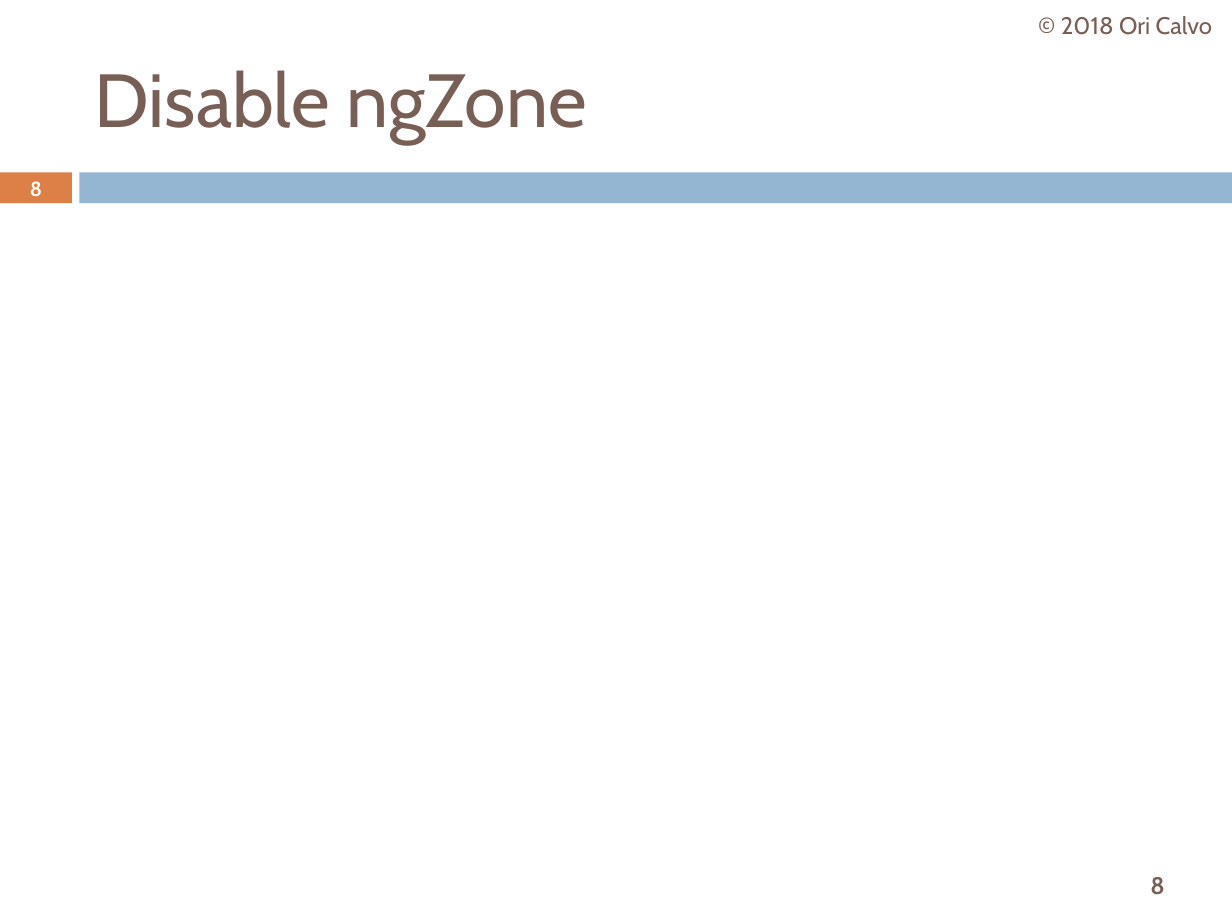
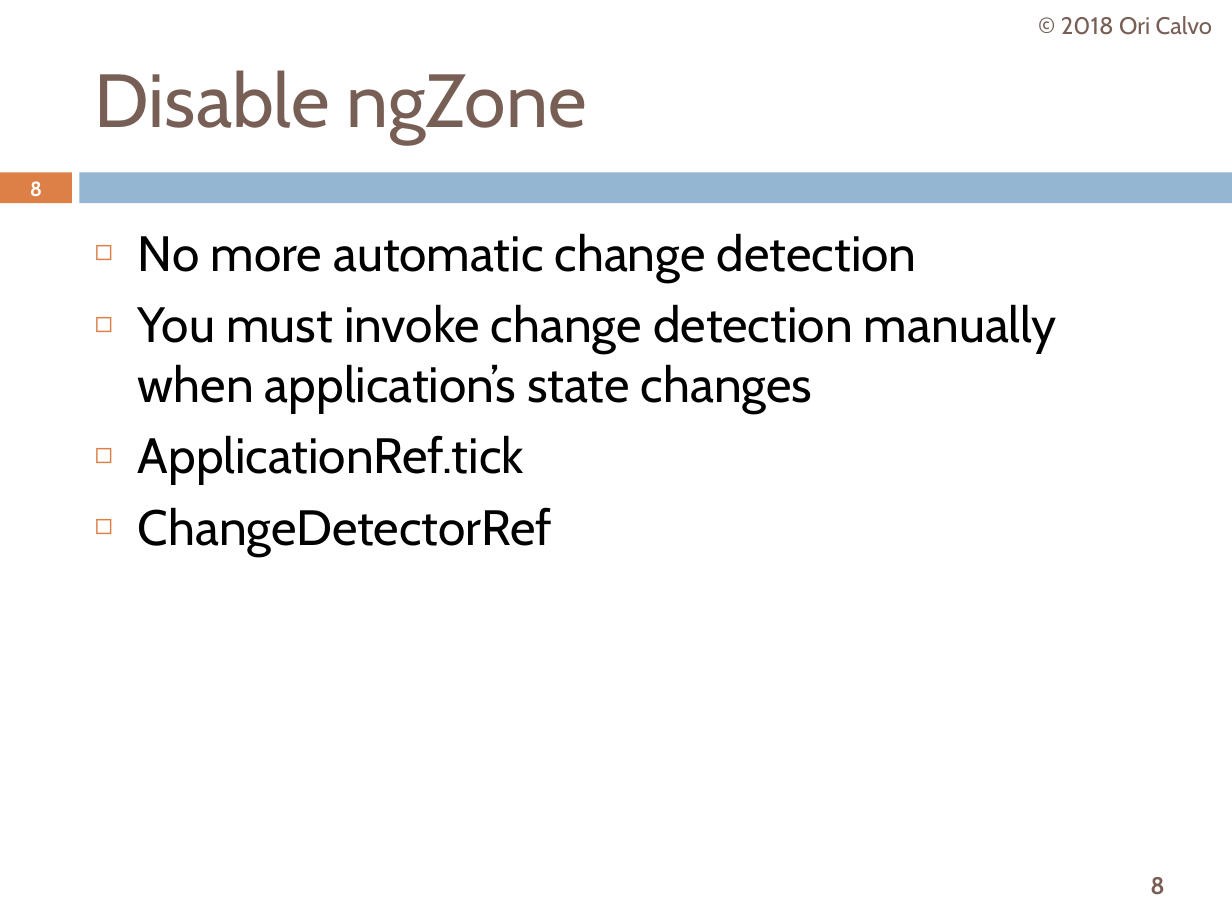
Before and after one commit to oricalvo/meetup-optimizing-angular, a slide deck: slide 8 of Optimizing Angular.pptx. Drawn at 1232x924 pixels with LibreOffice and Linux fonts; fonts in the diff are those of the drawing; background and template pictures are left out. Boxes give left, top, right and bottom in pixels: in the first picture for what was removed or moved away, otherwise in the second. Text is boxed around its words. In the diff, an @@ line names an element or a change of style, - is before the commit and + after.

```diff
--- a/Optimizing Angular.pptx
+++ b/Optimizing Angular.pptx
@@ text added at (138, 233, 1057, 556), 29 pt, text #000000 @@
+◻ No more automatic change detection
+◻ You must invoke change detection manually when application’s state changes
+◻ ApplicationRef.tick
+◻ ChangeDetectorRef
```
Also in this commit, not shown: 1 slide added, 37 other files.
